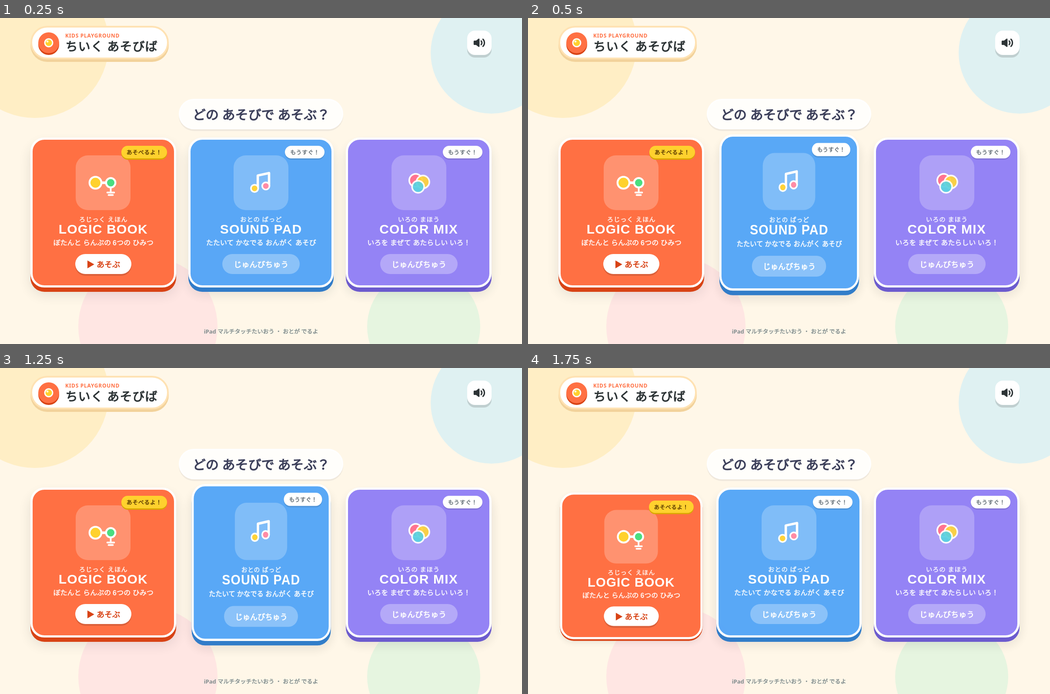
Above: before the commit, frames 1-4 (two rows, left to right).
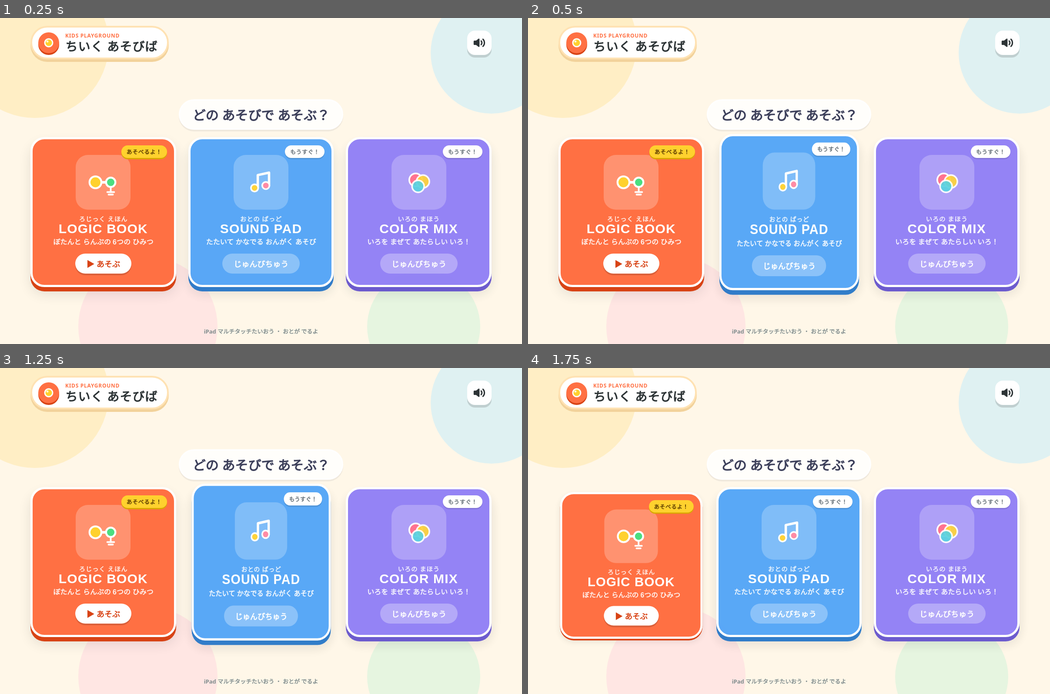
Above: after the commit, the same moments.

Repository: yasusi0121/YgenGame
Game: browser game, page index.html
The game is run twice, just before and just after one commit, with the same random seed, the same clock (stepped at 60 frames per second) and the same inputs.
Inputs (mouse positions are in pixels of both pictures, inside the frame that each line leads up to; where the layout moved, square brackets give the same spot in the first picture):
- Up to frame 1 (0.25 s): no input
- Up to frame 2 (0.5 s): click (789, 210) [789, 213] at 0.27 s
- Up to frame 3 (1.25 s): hold Right from 1.03 s (still down); click (261, 576) at 1.07 s; tap Space at 1.1 s
- Up to frame 4 (1.75 s): release Right at 1.53 s; hold Left from 1.58 s (still down); tap Space at 1.6 s; click (695, 547) at 1.67 s

The runs differ from the first frame. In frame 1, 2.4% of the frame differs, in the area x 5-95%, y 27-84%; in frame 2, 2.4%; in frame 3, 2.5%, in the area x 5-95%, y 27-86%; in frame 4, 2.4%.

Commit message:
Improve iPad Safari boot resilience, noscript diagnostics, and portrait layout

Diff:
--- a/index.html
+++ b/index.html
@@ -188,11 +188,12 @@
       width: 100%;
       max-width: 1060px;
       flex: 1;
+      min-height: 0;
       display: flex;
       flex-direction: column;
       justify-content: center;
       align-items: center;
-      gap: clamp(16px, 2.5vh, 28px);
+      gap: clamp(14px, 2.2vh, 26px);
       padding: 12px 0;
     }
 
@@ -207,6 +208,7 @@
       border-radius: 999px;
       border: 3px solid #FFFFFF;
       box-shadow: 0 4px 0 rgba(61, 64, 91, 0.08);
+      flex-shrink: 0;
     }
 
     .game-grid {
@@ -217,13 +219,49 @@
       align-items: stretch;
     }
 
-    @media (max-width: 760px) {
+    /* iPad Portrait (e.g. 768x1024): Featured card full-width on top, 2 cards below */
+    @media (max-width: 860px) and (orientation: portrait) {
+      .game-grid {
+        grid-template-columns: repeat(2, minmax(0, 1fr));
+        max-width: 680px;
+      }
+      .game-grid .game-card:first-child {
+        grid-column: 1 / -1;
+      }
+    }
+
+    /* Phone Portrait: single column with smooth vertical scroll */
+    @media (max-width: 600px) {
+      .home-main {
+        justify-content: flex-start;
+      }
       .game-grid {
         grid-template-columns: 1fr;
         max-width: 420px;
+        flex: 1;
+        min-height: 0;
         overflow-y: auto;
-        padding: 4px 4px 12px;
+        -webkit-overflow-scrolling: touch;
+        touch-action: pan-y;
+        padding: 4px 6px 24px;
       }
+      .game-grid .game-card:first-child {
+        grid-column: auto;
+      }
+    }
+
+    .noscript-banner {
+      background: #FFFFFF;
+      color: #C0392B;
+      border: 4px solid #FFCDD2;
+      border-radius: 24px;
+      padding: 20px 26px;
+      max-width: 520px;
+      text-align: center;
+      font-size: 16px;
+      font-weight: 800;
+      line-height: 1.6;
+      box-shadow: 0 8px 0 rgba(192, 57, 43, 0.12);
     }
 
     .game-card {
@@ -984,6 +1022,12 @@
 
       <main class="home-main">
         <p class="home-prompt">どの あそびで あそぶ？</p>
+        <noscript>
+          <div class="noscript-banner">
+            JavaScript（じゃばすくりぷと）が オフに なっているよ。<br />
+            iPad の「設定」→「Safari」→「詳細」から JavaScript をオンにしてね！
+          </div>
+        </noscript>
         <div id="game-grid" class="game-grid"></div>
       </main>
 
@@ -2326,10 +2370,25 @@
         }
       }
 
-      // Boot application
-      window.addEventListener('DOMContentLoaded', () => {
-        window.__ygenApp = new AppShell();
-      });
+      // Boot application (works whether DOM is still loading or already interactive)
+      function bootApp() {
+        try {
+          if (!window.__ygenApp) {
+            window.__ygenApp = new AppShell();
+          }
+        } catch (err) {
+          const grid = document.getElementById('game-grid');
+          if (grid) {
+            grid.innerHTML = `<div class="noscript-banner" style="grid-column:1/-1;">起動エラー: ${String(err && err.message ? err.message : err)}</div>`;
+          }
+        }
+      }
+
+      if (document.readyState === 'loading') {
+        document.addEventListener('DOMContentLoaded', bootApp);
+      } else {
+        bootApp();
+      }
     })();
   </script>
 </body>
